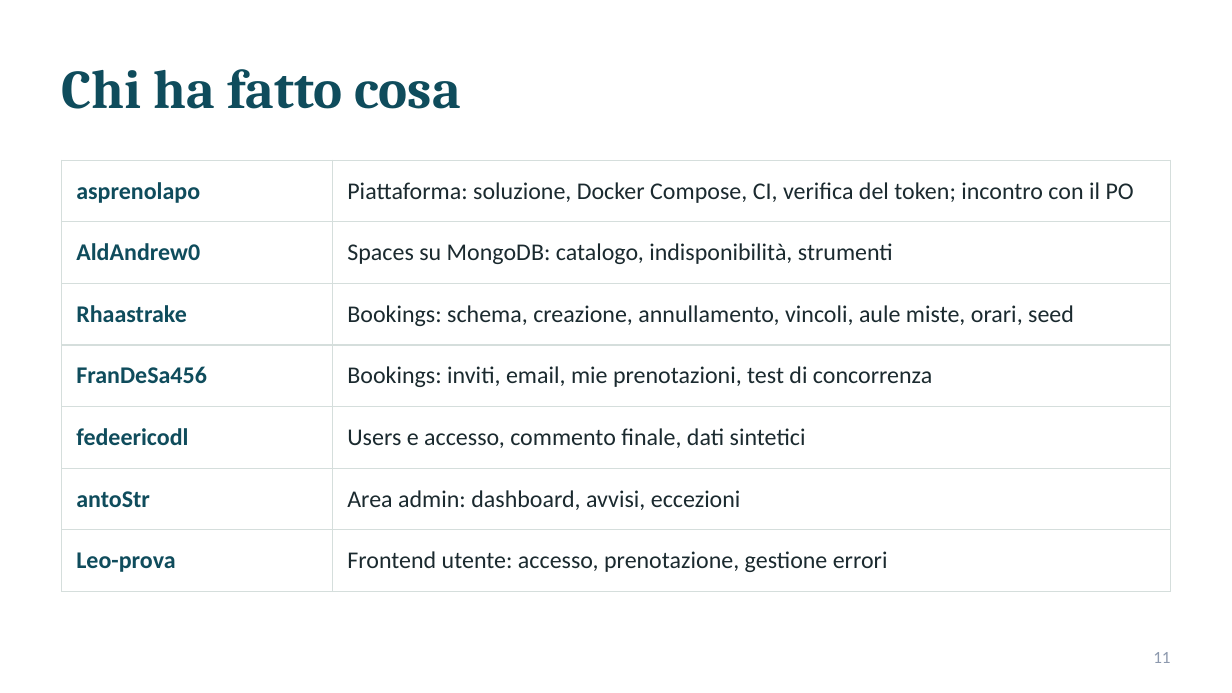
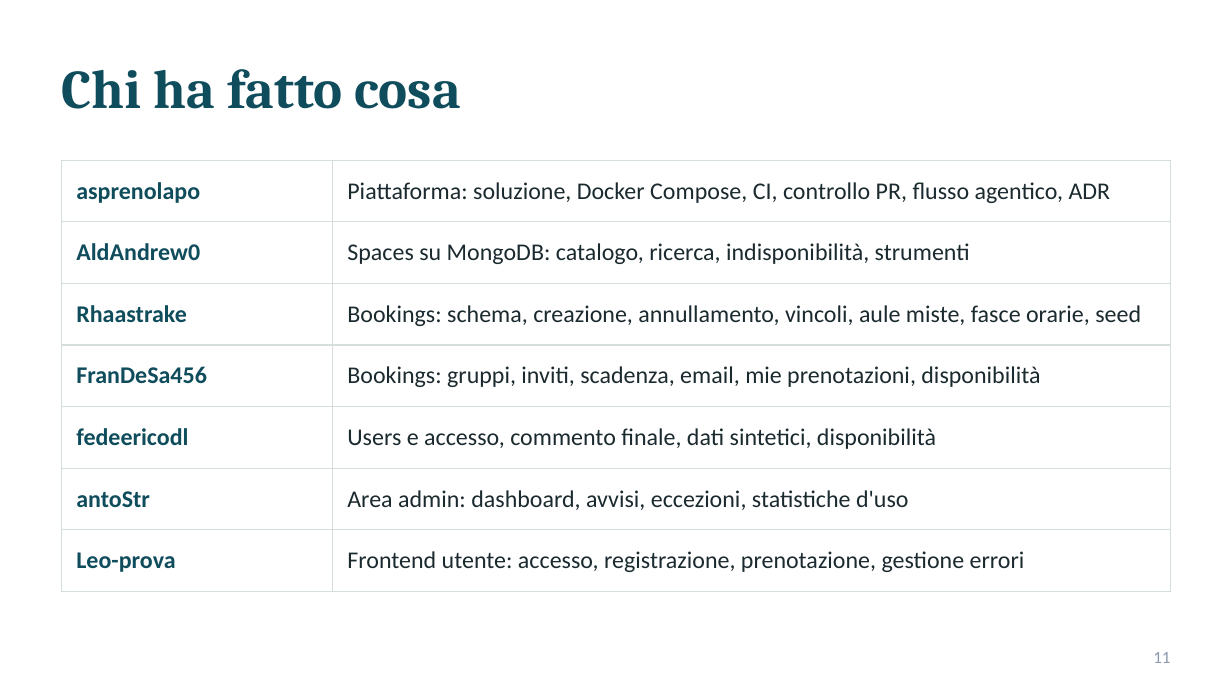
Before and after one commit to loggione-finale/smartcampus, a slide deck: slide 11 of docs/presentation-slides.pptx. Drawn at 1232x693 pixels with LibreOffice and Linux fonts; fonts in the diff are those of the drawing. Boxes give left, top, right and bottom in pixels: in the first picture for what was removed or moved away, otherwise in the second. Text is boxed around its words. In the diff, an @@ line names an element or a change of style, - is before the commit and + after.

```diff
--- a/docs/presentation-slides.pptx
+++ b/docs/presentation-slides.pptx
@@ table at <box>62,160,1170,576</box> @@
-row 1, column 2: Piattaforma: soluzione, Docker Compose, CI, verifica del token; incontro con il PO
+row 1, column 2: Piattaforma: soluzione, Docker Compose, CI, controllo PR, flusso agentico, ADR
-row 2, column 2: Spaces su MongoDB: catalogo, indisponibilità, strumenti
+row 2, column 2: Spaces su MongoDB: catalogo, ricerca, indisponibilità, strumenti
-row 3, column 2: Bookings: schema, creazione, annullamento, vincoli, aule miste, orari, seed
+row 3, column 2: Bookings: schema, creazione, annullamento, vincoli, aule miste, fasce orarie, seed
-row 4, column 2: Bookings: inviti, email, mie prenotazioni, test di concorrenza
+row 4, column 2: Bookings: gruppi, inviti, scadenza, email, mie prenotazioni, disponibilità
-row 5, column 2: Users e accesso, commento finale, dati sintetici
+row 5, column 2: Users e accesso, commento finale, dati sintetici, disponibilità
-row 6, column 2: Area admin: dashboard, avvisi, eccezioni
+row 6, column 2: Area admin: dashboard, avvisi, eccezioni, statistiche d'uso
-row 7, column 2: Frontend utente: accesso, prenotazione, gestione errori
+row 7, column 2: Frontend utente: accesso, registrazione, prenotazione, gestione errori
```
Also in this commit, not shown: 3 other slides changed, 1 other file.
